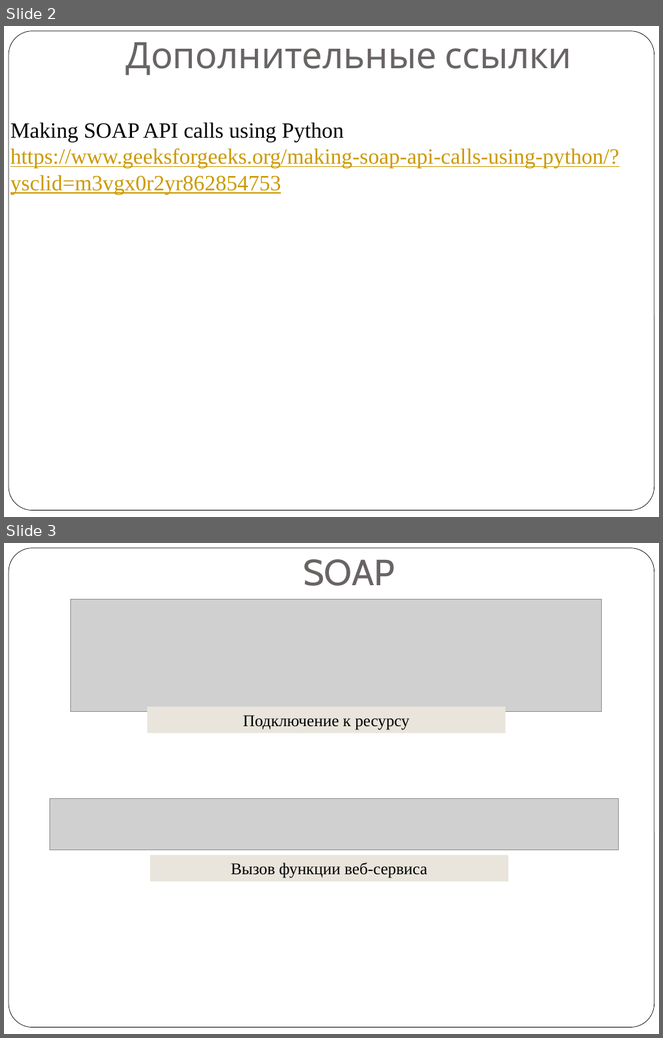
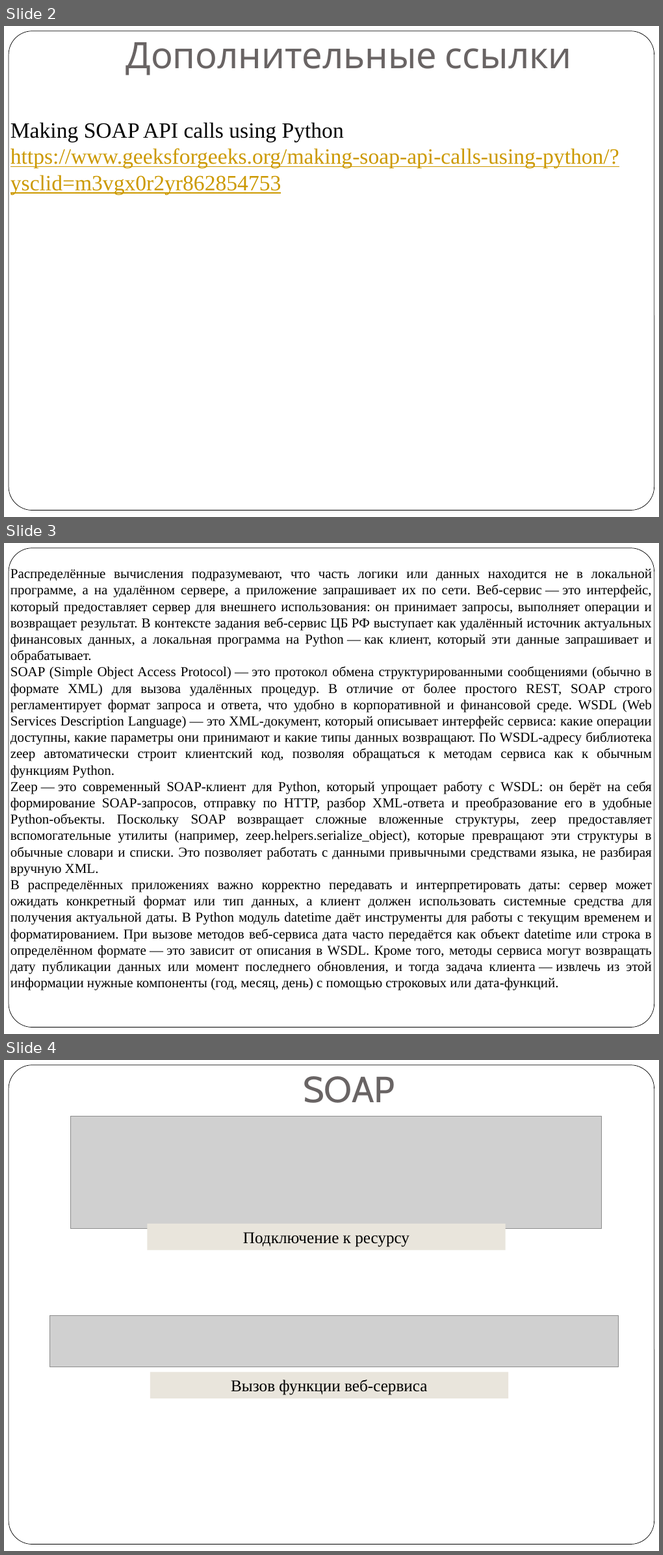
Before and after one commit to mbdatateach/site, a slide deck: РВиП/практики/Практика 4.pptx. Shown one above the other, each under a label of ours: slides 2 and 3 before the commit, slides 2, 3 and 4 after it. The pictures are 663x1038 and 663x1555 pixels, drawn with LibreOffice and Linux fonts; fonts in the diff are those of the drawing; grey boxes stand for pictures. Boxes give left, top, right and bottom in pixels: in the first picture for what was removed or moved away, otherwise in the second. Text is boxed around its words. In the diff, an @@ line names an element or a change of style, - is before the commit and + after.

```diff
--- a/РВиП/практики/Практика 4.pptx
+++ b/РВиП/практики/Практика 4.pptx
@@ slide 3 added at [4, 543, 659, 1034], background #FFFFFF; not listed: 1 template element that a slide beside it also shows @@
@@ text added at [10, 568, 652, 991], 15 pt, text #000000 @@
+Распределённые вычисления подразумевают, что часть логики или данных находится не в локальной программе, а на удалённом сервере, а приложение запрашивает их по сети. Веб‑сервис — это интерфейс, который предоставляет сервер для внешнего использования: он принимает запросы, выполняет операции и возвращает результат. В контексте задания веб‑сервис ЦБ РФ выступает как удалённый источник актуальных финансовых данных, а локальная программа на Python — как клиент, который эти данные запрашивает и обрабатывает.
+SOAP (Simple Object Access Protocol) — это протокол обмена структурированными сообщениями (обычно в формате XML) для вызова удалённых процедур. В отличие от более простого REST, SOAP строго регламентирует формат запроса и ответа, что удобно в корпоративной и финансовой среде. WSDL (Web Services Description Language) — это XML‑документ, который описывает интерфейс сервиса: какие операции доступны, какие параметры они принимают и какие типы данных возвращают. По WSDL‑адресу библиотека zeep автоматически строит клиентский код, позволяя обращаться к методам сервиса как к обычным функциям Python.
+Zeep — это современный SOAP‑клиент для Python, который упрощает работу с WSDL: он берёт на себя формирование SOAP‑запросов, отправку по HTTP, разбор XML‑ответа и преобразование его в удобные Python‑объекты. Поскольку SOAP возвращает сложные вложенные структуры, zeep предоставляет вспомогательные утилиты (например, zeep.helpers.serialize_object), которые превращают эти структуры в обычные словари и списки. Это позволяет работать с данными привычными средствами языка, не разбирая вручную XML.
+В распределённых приложениях важно корректно передавать и интерпретировать даты: сервер может ожидать конкретный формат или тип данных, а клиент должен использовать системные средства для получения актуальной даты. В Python модуль datetime даёт инструменты для работы с текущим временем и форматированием. При вызове методов веб‑сервиса дата часто передаётся как объект datetime или строка в определённом формате — это зависит от описания в WSDL. Кроме того, методы сервиса могут возвращать дату публикации данных или момент последнего обновления, и тогда задача клиента — извлечь из этой информации нужные компоненты (год, месяц, день) с помощью строковых или дата‑функций.
@@ what was slide 3 is now slide 4 @@
```
Also in this commit, not shown: 3 other slides added, 2 other files.
